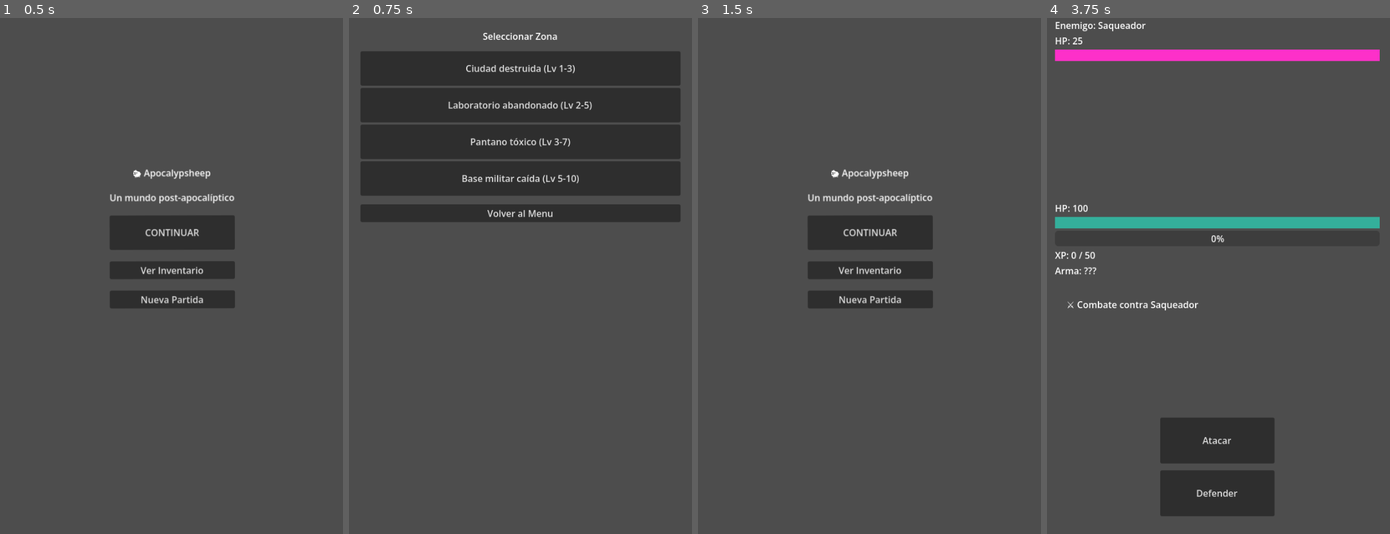
Above: before the commit, frames 1-4 (left to right).
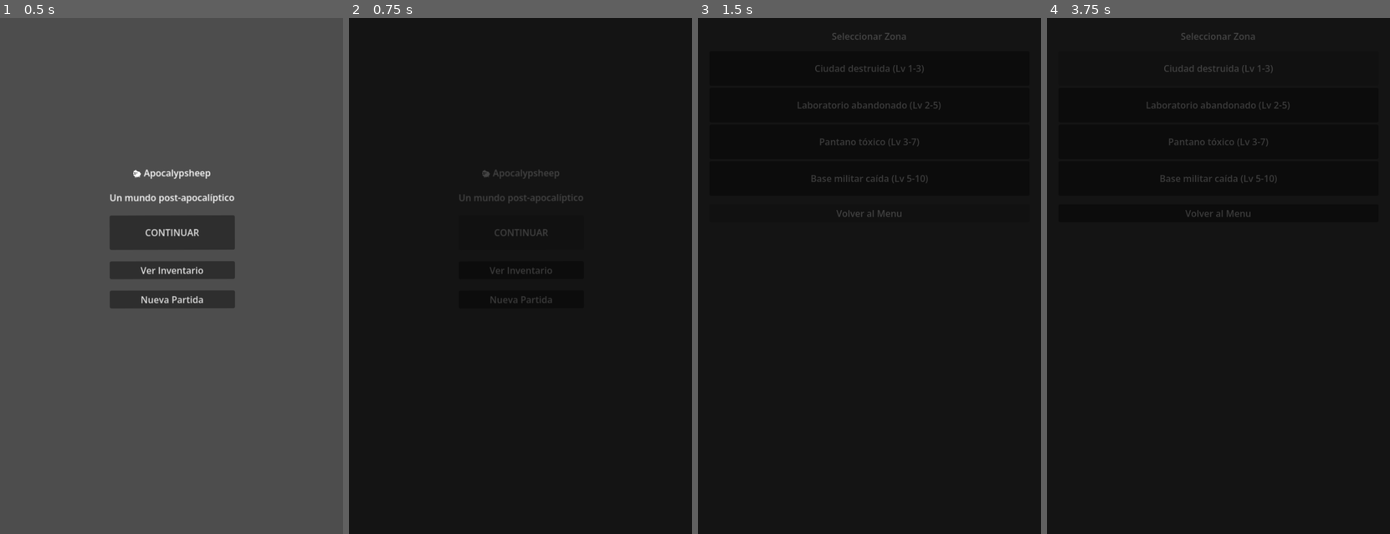
Above: after the commit, the same moments.

Repository: MirandaFrancoCBA/apocalypsheep
Game: Godot game, scene res://scenes/main_menu.tscn
Same seed, same stepped clock (60 frames per second), same inputs: the game is played once before the commit and once after it.
Inputs:
- Up to frame 1 (0.5 s): no input
- Up to frame 2 (0.75 s): click "CONTINUAR" at 0.5 s
- Up to frame 3 (1.5 s): click "Volver al Menu" at 1.25 s
- Up to frame 4 (3.75 s): click "Ver Inventario" at 2 s; click "<- Volver" at 2.75 s; click "Ciudad destruida (Lv 1-3)" at 3.5 s

Frame 1 is identical in both runs. In frame 2, 100% of the frame differs, in the area x 0-100%, y 0-100%; in frame 3, 100%; in frame 4, 100%.

Commit message:
Feat: scene transition

Diff:
--- a/project.godot
+++ b/project.godot
@@ -21,6 +21,7 @@
 GameManager="*uid://mupgdiw4mghm"
 SceneManager="*uid://dgby6h86usrbb"
 SaveSystem="*uid://d1h5l3iwn5dsy"
+SceneTransition="*uid://ckhhon2ek5k3o"
 
 [display]
 
--- /dev/null
+++ b/scenes/ui/scene_transition.tscn
@@ -0,0 +1,15 @@
+[gd_scene format=3 uid="uid://ckhhon2ek5k3o"]
+
+[ext_resource type="Script" uid="uid://bdd8cv5iny2rr" path="res://scripts/ui/scene_transition.gd" id="1_igxph"]
+
+[node name="CanvasLayer" type="CanvasLayer" unique_id=310069404]
+script = ExtResource("1_igxph")
+
+[node name="ColorRect" type="ColorRect" parent="." unique_id=2068541158]
+anchors_preset = 15
+anchor_right = 1.0
+anchor_bottom = 1.0
+grow_horizontal = 2
+grow_vertical = 2
+mouse_filter = 2
+color = Color(0, 0, 0, 1)
--- a/scripts/managers/scene_manager.gd
+++ b/scripts/managers/scene_manager.gd
@@ -11,38 +11,51 @@
 # Recibe una ruta constante de Constants
 # ─────────────────────────────────────────
 func go_to(scene_path: String) -> void:
-    if scene_path == "":
-        push_error("[SceneManager] Ruta de escena vacía")
-        return
 
-    print("[SceneManager] Navegando a: ", scene_path)
+	if scene_path == "":
+		push_error("[SceneManager] Ruta de escena vacía")
+		return
 
-    # Godot cambia la escena de forma segura (espera al final del frame)
-    var error = get_tree().change_scene_to_file(scene_path)
+	print("[SceneManager] Navegando a: ", scene_path)
 
-    if error != OK:
-        push_error("[SceneManager] Error al cambiar escena: " + scene_path)
-        return
+	# 🎬 fade out
+	await SceneTransition.fade_out()
 
-    # Emitimos la señal con el nombre legible (no la ruta completa)
-    var scene_name = scene_path.get_file().replace(".tscn", "")
-    emit_signal("scene_changed", scene_name)
+	# 🔄 cambio escena
+	var error = get_tree().change_scene_to_file(scene_path)
+
+	if error != OK:
+		push_error("[SceneManager] Error al cambiar escena: " + scene_path)
+
+		# intentar volver visualmente
+		await SceneTransition.fade_in()
+		return
+
+	# ⏳ esperar frame
+	await get_tree().process_frame
+
+	# 🎬 fade in
+	await SceneTransition.fade_in()
+
+	# 📢 señal
+	var scene_name = scene_path.get_file().replace(".tscn", "")
+	emit_signal("scene_changed", scene_name)
 
 # ─────────────────────────────────────────
 # ATAJOS — métodos descriptivos por pantalla
 # Así en el código decís go_to_combat() y queda claro
 # ─────────────────────────────────────────
 func go_to_main_menu() -> void:
-    go_to(Constants.SCENE_MAIN_MENU)
+	go_to(Constants.SCENE_MAIN_MENU)
 
 func go_to_zone_select() -> void:
-    go_to(Constants.SCENE_ZONE_SELECT)
+	go_to(Constants.SCENE_ZONE_SELECT)
 
 func go_to_combat() -> void:
-    go_to(Constants.SCENE_COMBAT)
+	go_to(Constants.SCENE_COMBAT)
 
 func go_to_result() -> void:
-    go_to(Constants.SCENE_RESULT)
+	go_to(Constants.SCENE_RESULT)
 
 func go_to_inventory():
-    go_to(Constants.SCENE_INVENTORY)
+	go_to(Constants.SCENE_INVENTORY)
--- /dev/null
+++ b/scripts/ui/scene_transition.gd
@@ -0,0 +1,39 @@
+extends CanvasLayer
+
+@onready var rect: ColorRect = $ColorRect
+
+func _ready() -> void:
+	rect.visible = false
+
+func fade_out() -> void:
+
+	rect.visible = true
+	rect.modulate.a = 0.0
+
+	var tween = create_tween()
+
+	tween.tween_property(
+		rect,
+		"modulate:a",
+		1.0,
+		0.25
+	)
+
+	await tween.finished
+
+func fade_in() -> void:
+
+	rect.modulate.a = 1.0
+
+	var tween = create_tween()
+
+	tween.tween_property(
+		rect,
+		"modulate:a",
+		0.0,
+		0.25
+	)
+
+	await tween.finished
+
+	rect.visible = false
Not shown, added: scripts/ui/scene_transition.gd.uid
